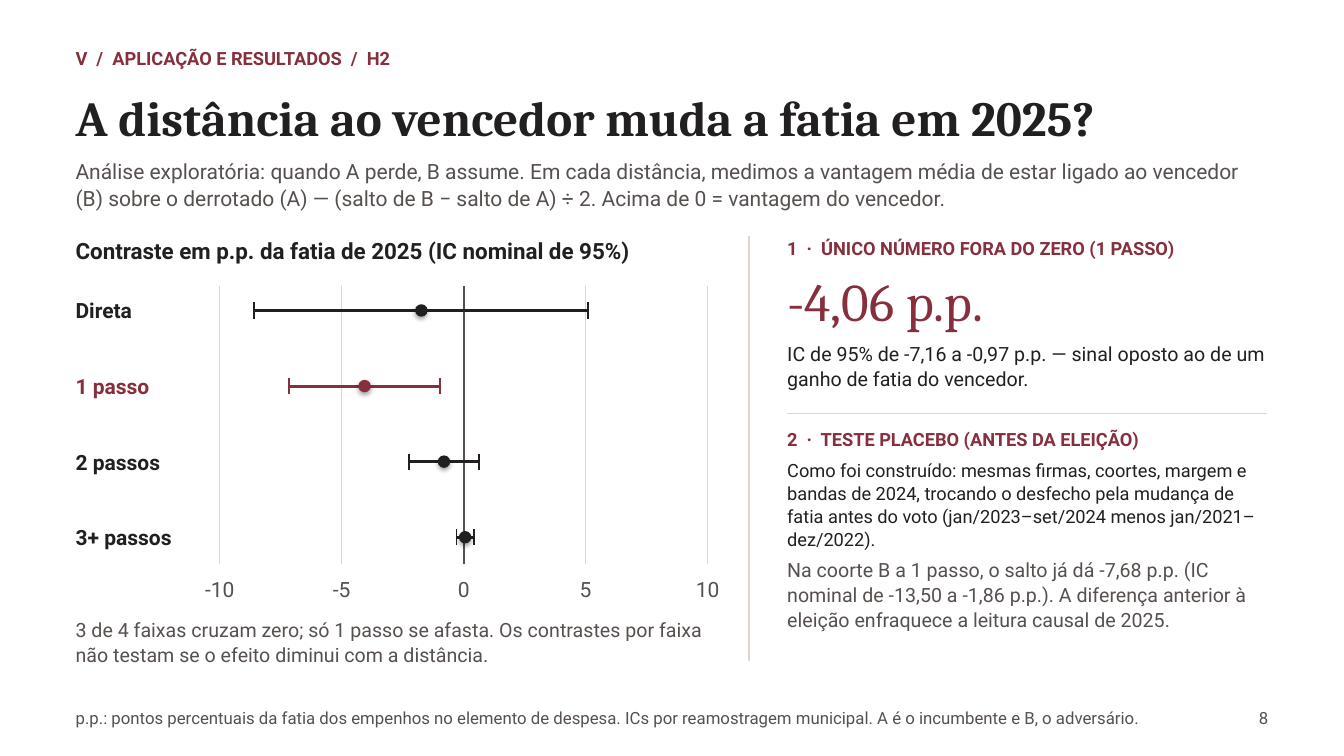
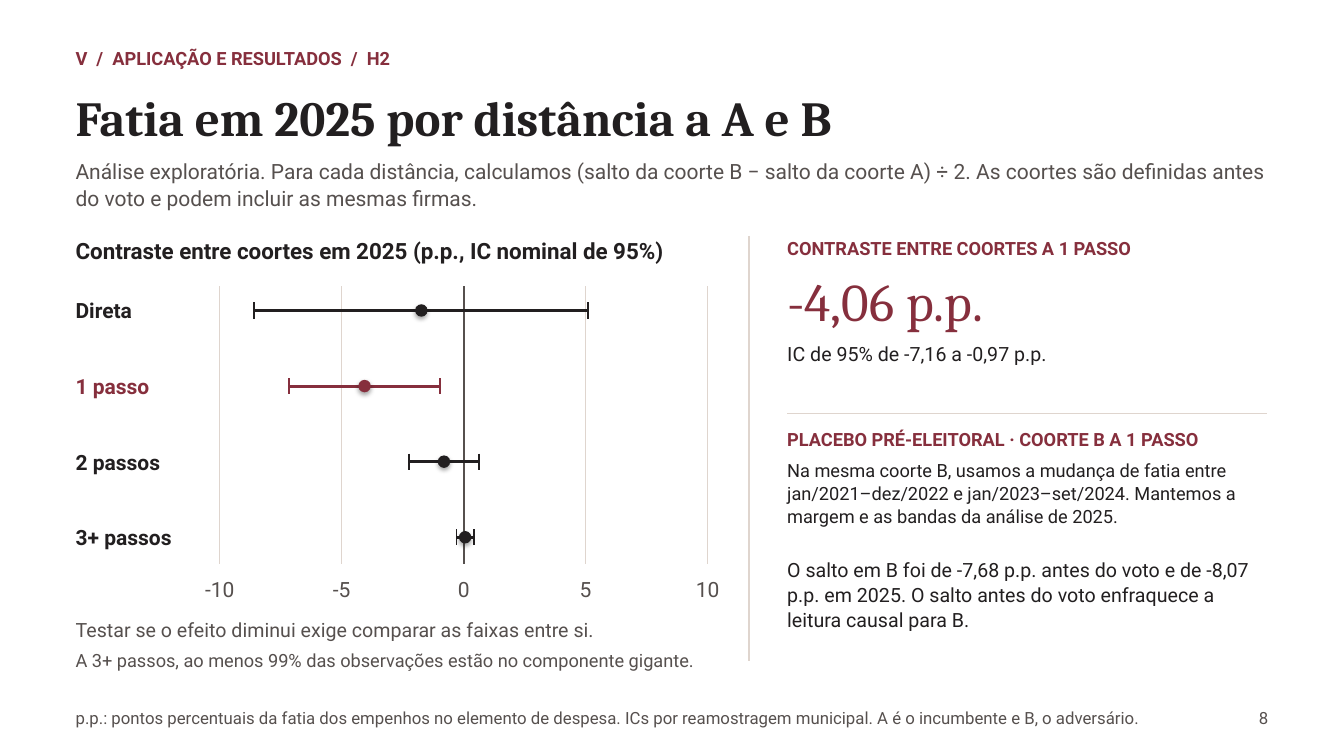
Before and after one commit to rafaelt0/redes-empresariais-alternancia-politica, a slide deck: slide 8 of output/deck.pptx. Drawn at 1344x756 pixels with LibreOffice and Linux fonts; fonts in the diff are those of the drawing. Boxes give left, top, right and bottom in pixels: in the first picture for what was removed or moved away, otherwise in the second. Text is boxed around its words. In the diff, an @@ line names an element or a change of style, - is before the commit and + after.

Commit message:
feat: esclarecer sementes, coortes e resultados de H1 e H2 (#8)
- Explicar como doações definem sementes e distâncias na rede nacional
- Refinar a apresentação dos contrastes e da incerteza dos resultados

```diff
--- a/output/deck.pptx
+++ b/output/deck.pptx
@@ text at [76, 101, 832, 147]: text changed @@
-A distância ao vencedor muda a fatia em 2025?
+Fatia em 2025 por distância a A e B
@@ text at [76, 162, 1264, 211]: text changed @@
-Análise exploratória: quando A perde, B assume. Em cada distância, medimos a vantagem média de estar ligado ao vencedor (B) sobre o derrotado (A) — (salto de B − salto de A) ÷ 2. Acima de 0 = vantagem do vencedor.
+Análise exploratória. Para cada distância, calculamos (salto da coorte B − salto da coorte A) ÷ 2. As coortes são definidas antes do voto e podem incluir as mesmas firmas.
@@ text at [76, 241, 663, 264]: text changed @@
-Contraste em p.p. da fatia de 2025 (IC nominal de 95%)
+Contraste entre coortes em 2025 (p.p., IC nominal de 95%)
@@ text at [787, 242, 1131, 255]: text changed @@
-1 · ÚNICO NÚMERO FORA DO ZERO (1 PASSO)
+CONTRASTE ENTRE COORTES A 1 PASSO
@@ text at [787, 346, 1046, 365]: text changed @@
-IC de 95% de -7,16 a -0,97 p.p. — sinal oposto ao de um ganho de fatia do vencedor.
+IC de 95% de -7,16 a -0,97 p.p.
@@ text at [787, 430, 1198, 446]: text changed; text colour #221F20 to #862F3D; bold on @@
-Como foi construído: mesmas firmas, coortes, margem e bandas de 2024, trocando o desfecho pela mudança de fatia antes do voto (jan/2023–set/2024 menos jan/2021–dez/2022).
+PLACEBO PRÉ-ELEITORAL · COORTE B A 1 PASSO
@@ text removed at [787, 430, 1138, 450] @@
-2 · TESTE PLACEBO (ANTES DA ELEIÇÃO)
@@ text at [787, 463, 1236, 527]: text changed; size 14 to 13 pt; text colour #56504E to #221F20 @@
-Na coorte B a 1 passo, o salto já dá -7,68 p.p. (IC nominal de -13,50 a -1,86 p.p.). A diferença anterior à eleição enfraquece a leitura causal de 2025.
+Na mesma coorte B, usamos a mudança de fatia entre jan/2021–dez/2022 e jan/2023–set/2024. Mantemos a margem e as bandas da análise de 2025.
@@ text added at [787, 562, 1248, 631], 14 pt, text #221F20 @@
+O salto em B foi de -7,68 p.p. antes do voto e de -8,07 p.p. em 2025. O salto antes do voto enfraquece a leitura causal para B.
@@ text at [76, 622, 594, 641]: text changed @@
-3 de 4 faixas cruzam zero; só 1 passo se afasta. Os contrastes por faixa não testam se o efeito diminui com a distância.
+Testar se o efeito diminui exige comparar as faixas entre si.
@@ text added at [76, 653, 694, 671], 13 pt, text #56504E @@
+A 3+ passos, ao menos 99% das observações estão no componente gigante.
```
Also in this commit, not shown: 7 other slides changed, 6 other files.
